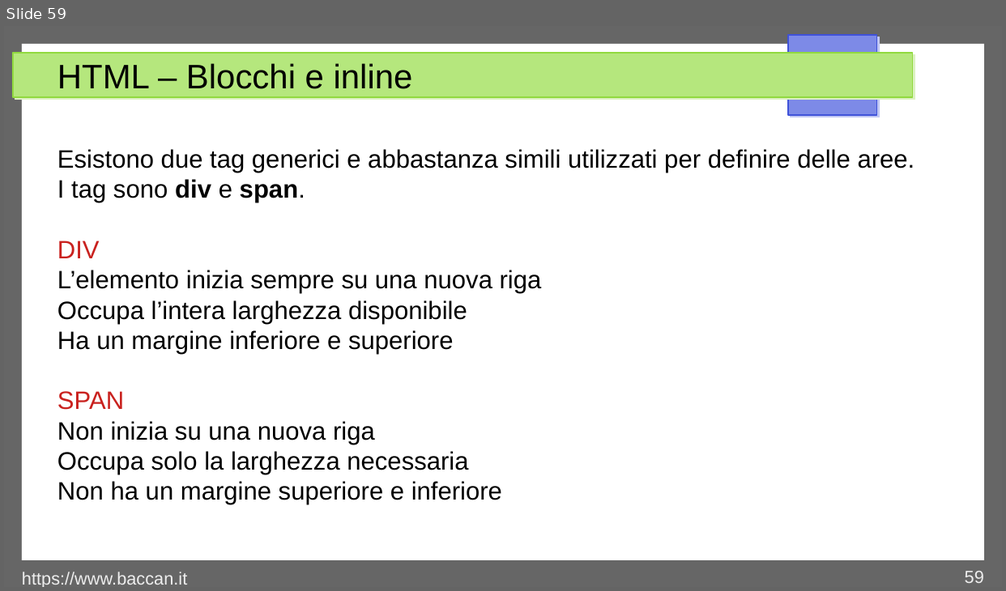
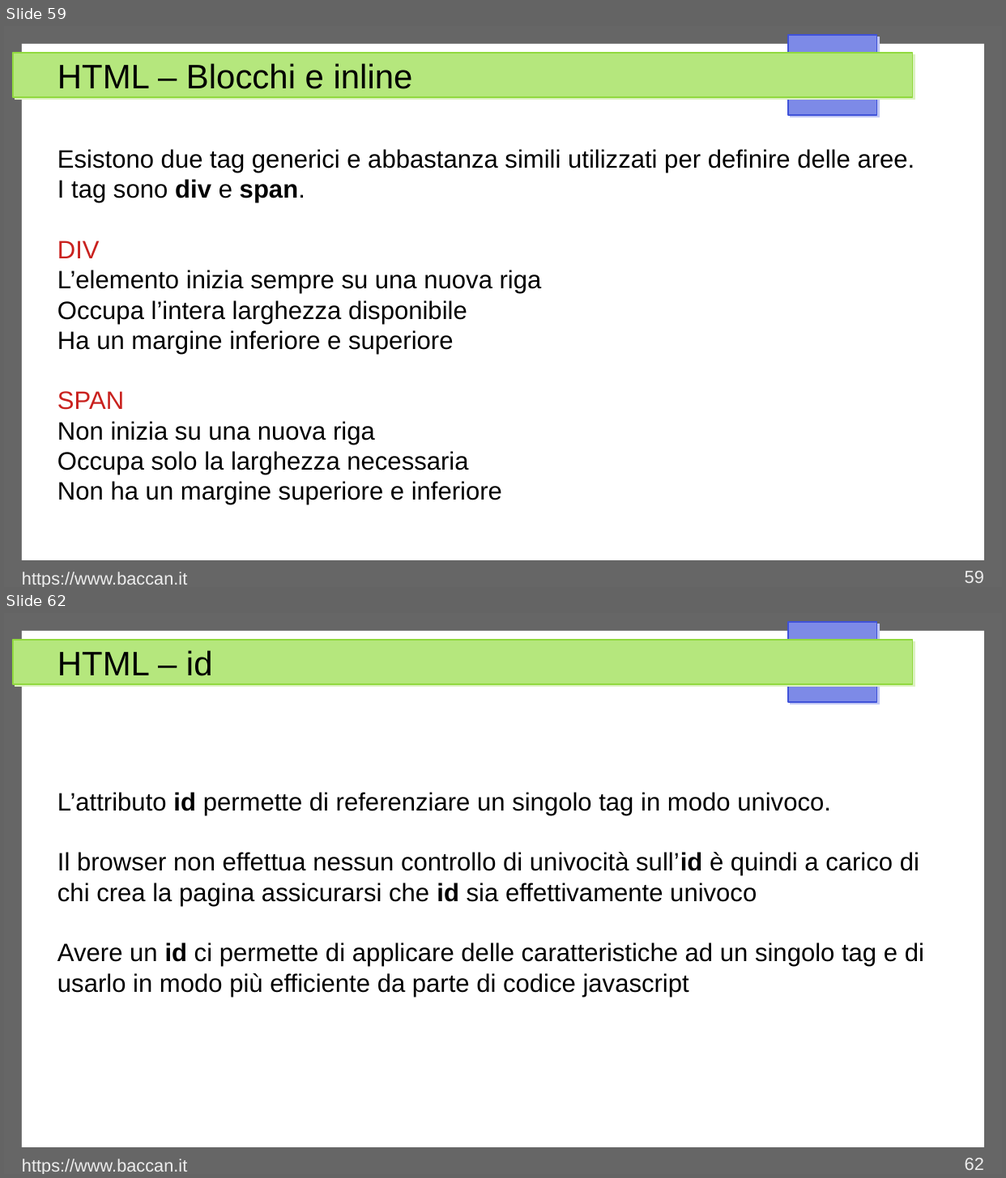
Before and after one commit to matteobaccan/CorsoHTML, a slide deck: Chapter_html.odp. Shown one above the other, each under a label of ours: slide 59 before the commit, slides 59 and 62 after it; the slides between them are not shown. The pictures are 1006x591 and 1006x1178 pixels, drawn with LibreOffice and Linux fonts; fonts in the diff are those of the drawing. Boxes give left, top, right and bottom in pixels: in the first picture for what was removed or moved away, otherwise in the second. Text is boxed around its words. In the diff, an @@ line names an element or a change of style, - is before the commit and + after.

```diff
--- a/Chapter_html.odp
+++ b/Chapter_html.odp
@@ slide 62 added at <box>4,613,1002,1174</box>, background #FFFFFF; not listed: 4 template elements that a slide beside it also shows @@
@@ title added at <box>57,650,213,676</box>, 27 pt, text #000000 @@
+HTML – id
@@ text added at <box>57,792,924,997</box>, 20 pt, text #000000 @@
+L’attributo id permette di referenziare un singolo tag in modo univoco.
+Il browser non effettua nessun controllo di univocità sull’id è quindi a carico di chi crea la pagina assicurarsi che id sia effettivamente univoco
+Avere un id ci permette di applicare delle caratteristiche ad un singolo tag e di usarlo in modo più efficiente da parte di codice javascript
@@ text added at <box>22,1159,187,1174</box>, 14 pt, text #EEEEEE @@
+https://www.baccan.it
@@ page number added at <box>965,1158,984,1170</box>, 14 pt, text #EEEEEE @@
+62
```
Also in this commit, not shown: 4 other slides added, 4 other files.
